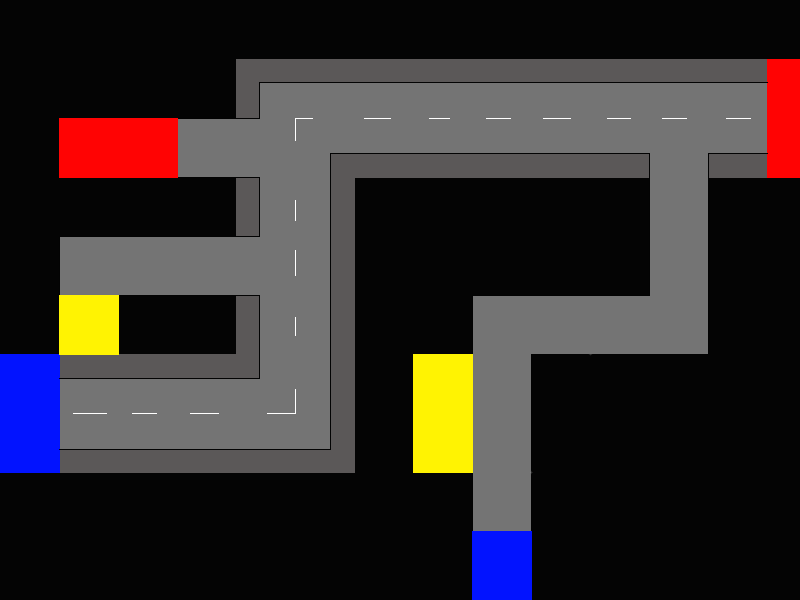
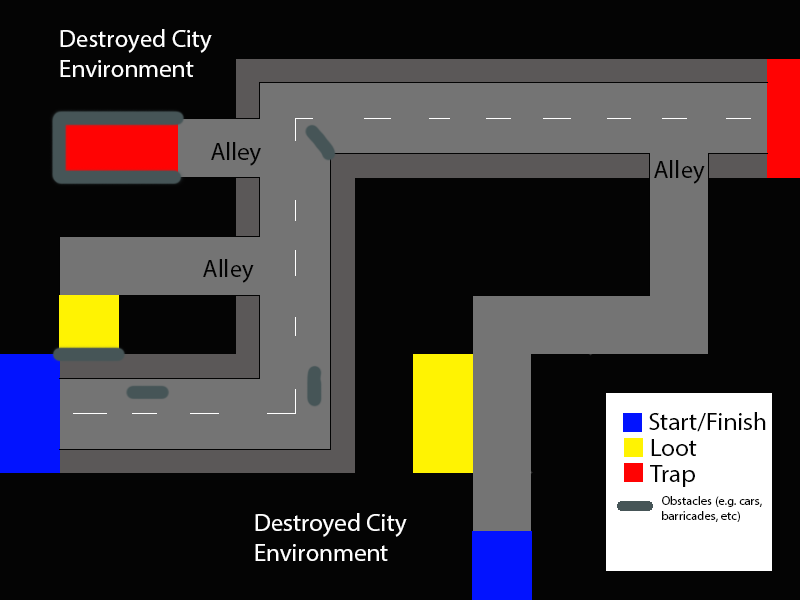
Two versions of the same layered image (800x600). Layer-by-layer changes:
added group "Text" with 11 layers above "Details" over <box>60,29,772,571</box>
added layer "Alley" (1st of 3, in "Text") in group "Text" over <box>654,160,705,184</box>
added layer "Alley" (2nd of 3, in "Text") in group "Text" over <box>203,259,254,283</box>
added layer "Alley" (3rd of 3, in "Text") in group "Text" over <box>211,142,261,166</box>
added layer "Destroyed City Environment" (1st of 2, in "Text") in group "Text" over <box>60,29,212,77</box>
added layer "Destroyed City Environment" (2nd of 2, in "Text") in group "Text" over <box>255,513,407,561</box>
added group "key" (1st of 2, in "Text") with 5 layers in group "Text" over <box>606,393,772,571</box>
added layer "Obstacles (e.g. cars, barricades, etc)" in group "key" over <box>662,496,762,522</box>
added layer "Trap" in group "key" over <box>650,465,695,487</box>
added layer "Start/Finish" in group "key" over <box>649,412,766,432</box>
added layer "Loot" in group "key" over <box>651,439,697,456</box>
added layer "key" (2nd of 2, in "Text" › "key") in group "key" over <box>606,393,772,571</box>
painted on "Details" over <box>50,109,336,407</box>
